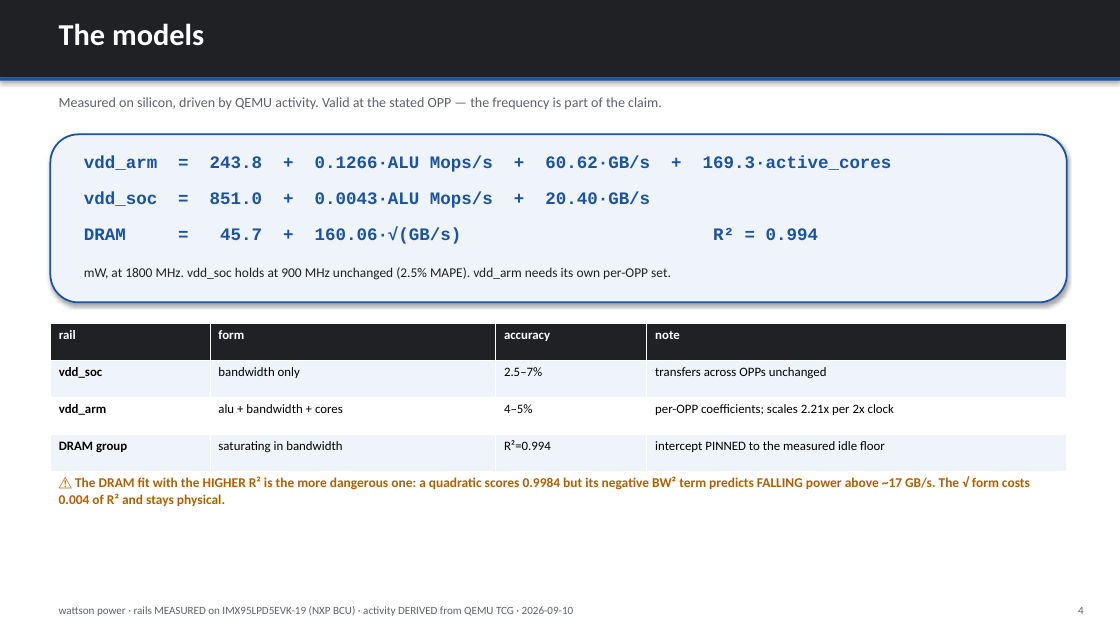
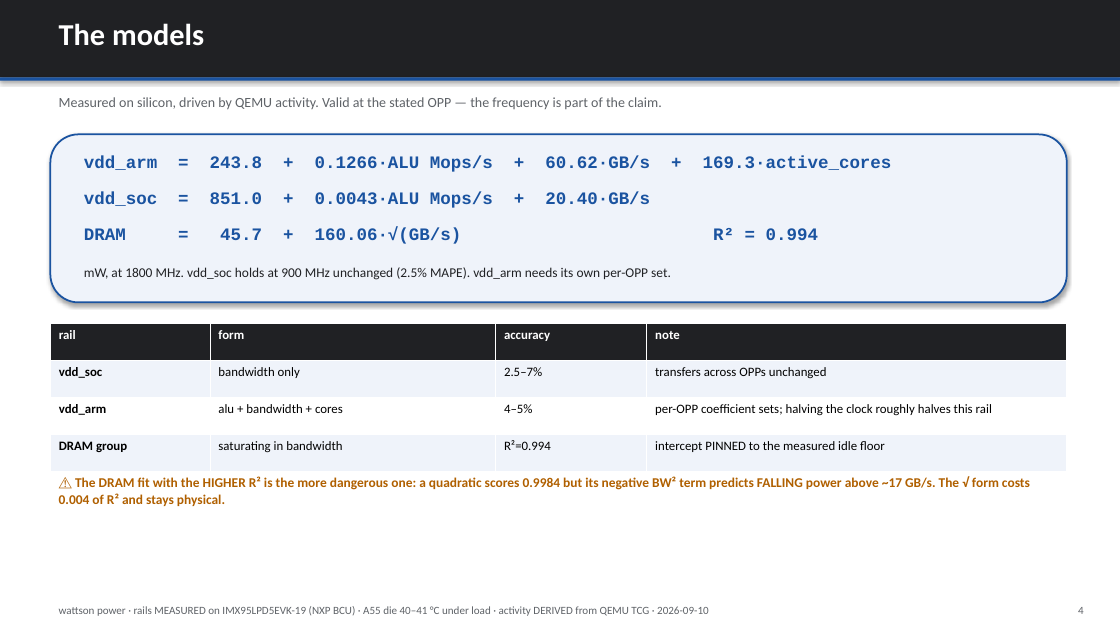
Before and after one commit to kylefoxaustin/wattson, a slide deck: slide 4 of xcheck/wattson-power.pptx. Drawn at 1120x630 pixels with LibreOffice and Linux fonts; fonts in the diff are those of the drawing. Boxes give left, top, right and bottom in pixels: in the first picture for what was removed or moved away, otherwise in the second. Text is boxed around its words. In the diff, an @@ line names an element or a change of style, - is before the commit and + after.

```diff
--- a/xcheck/wattson-power.pptx
+++ b/xcheck/wattson-power.pptx
@@ table at <box>50,323,1067,471</box> @@
-row 3, column 4: per-OPP coefficients; scales 2.21x per 2x clock
+row 3, column 4: per-OPP coefficient sets; halving the clock roughly halves this rail
@@ text at <box>59,606,709,616</box>: text changed @@
-wattson power · rails MEASURED on IMX95LPD5EVK-19 (NXP BCU) · activity DERIVED from QEMU TCG · 2026-09-10
+wattson power · rails MEASURED on IMX95LPD5EVK-19 (NXP BCU) · A55 die 40–41 °C under load · activity DERIVED from QEMU TCG · 2026-09-10
```
Also in this commit, not shown: 6 other slides changed, 2 slides added, 1 slide removed, 5 other files.
